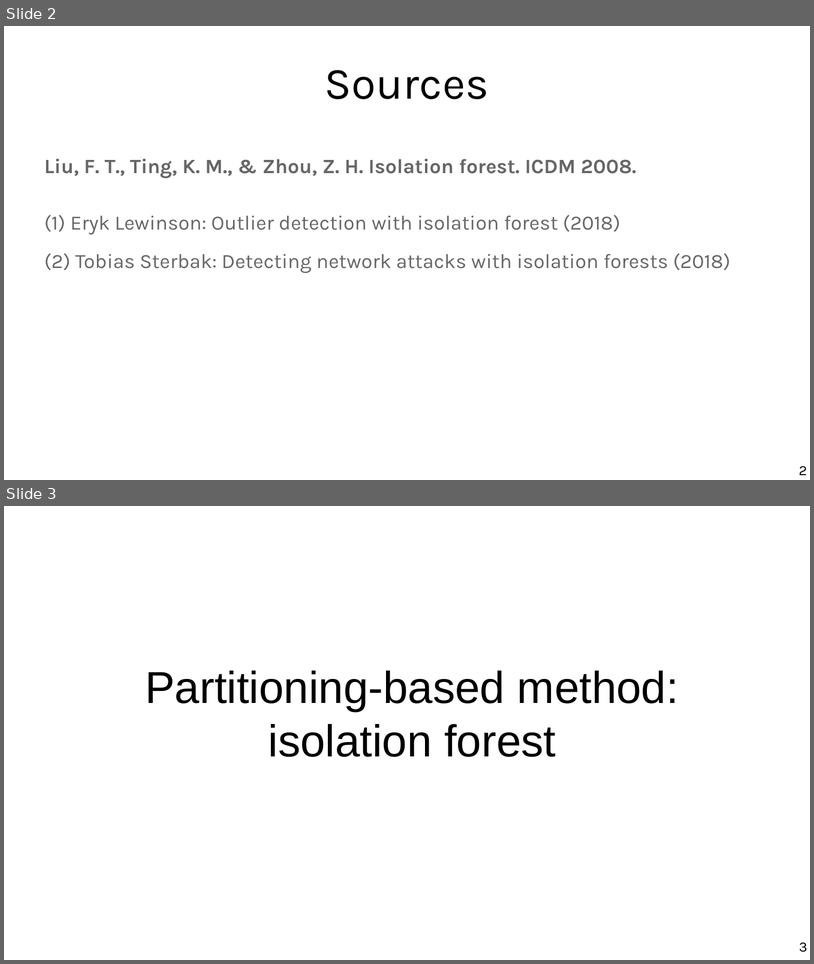
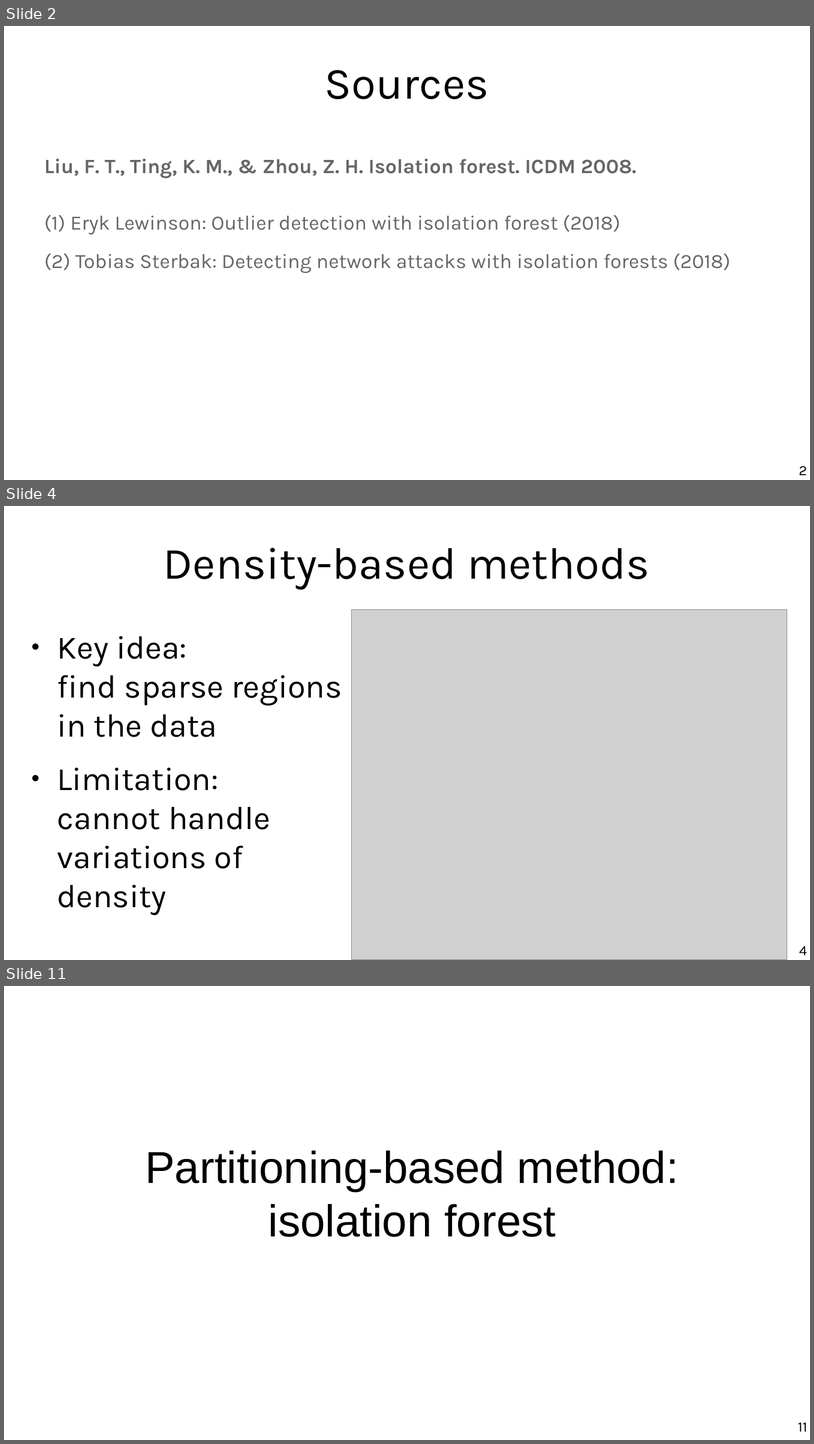
Before and after one commit to marco-calautti/data-mining-course, a slide deck: theory/odp/tt21_outliers_isolation.odp. Shown one above the other, each under a label of ours: slides 2 and 3 before the commit, slides 2, 4 and 11 after it; the slides between them are not shown. The pictures are 814x964 and 814x1444 pixels, drawn with LibreOffice and Linux fonts; fonts in the diff are those of the drawing; grey boxes stand for pictures. Boxes give left, top, right and bottom in pixels: in the first picture for what was removed or moved away, otherwise in the second. Text is boxed around its words. In the diff, an @@ line names an element or a change of style, - is before the commit and + after.

```diff
--- a/theory/odp/tt21_outliers_isolation.odp
+++ b/theory/odp/tt21_outliers_isolation.odp
@@ slide 4 added at [4,506,810,960], background #FFFFFF @@
@@ title added at [164,547,650,589], 44 pt, text #000000 @@
+Density-based methods
@@ picture added at [351,609,788,960] @@
@@ text added at [57,636,342,915], 32 pt, text #000000 @@
+● Key idea:
+  find sparse regions in the data
+● Limitation:
+  cannot handle variations of density
@@ page number added at [800,946,807,955], 14 pt, text #000000 @@
+4
@@ what was slide 3 is now slide 11 @@
@@ page number at [798,1422,808,1431]: text changed @@
-3
+11
```
Also in this commit, not shown: 11 slides changed, 8 other slides added, 1 slide removed, 2 other files.
